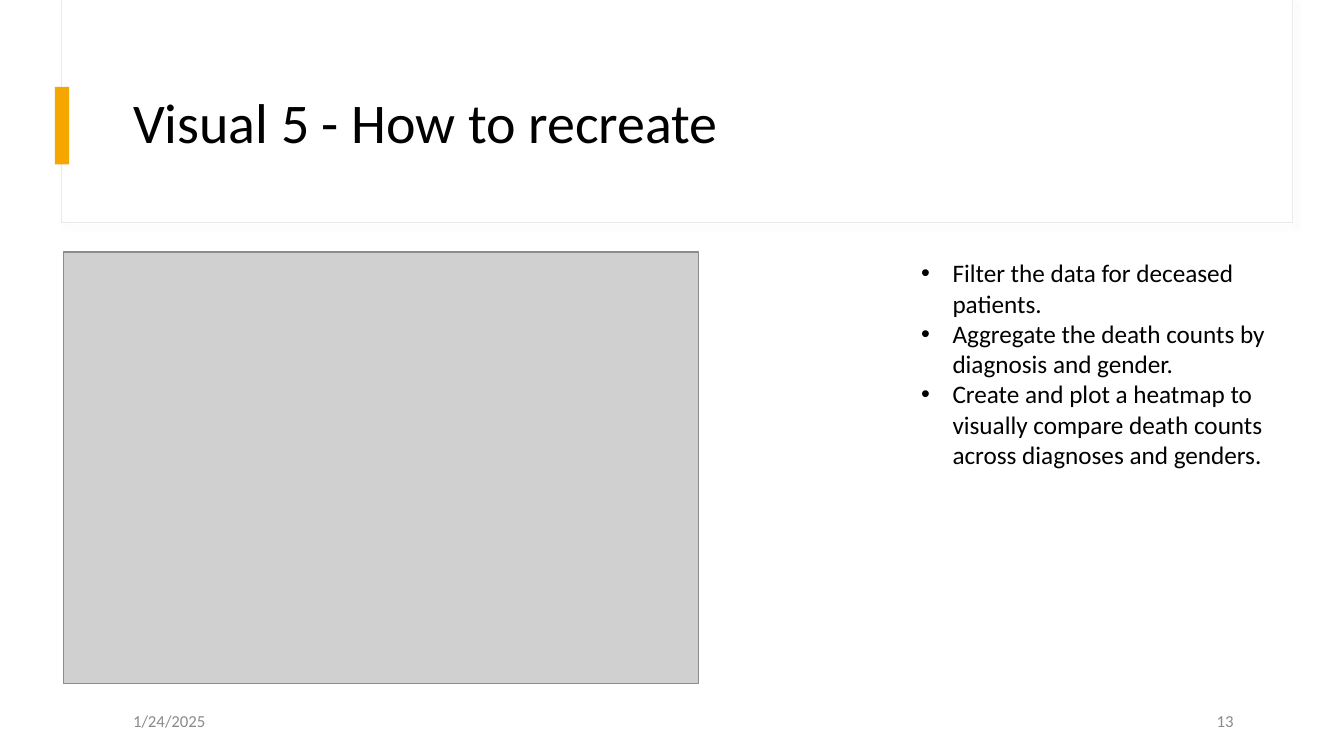
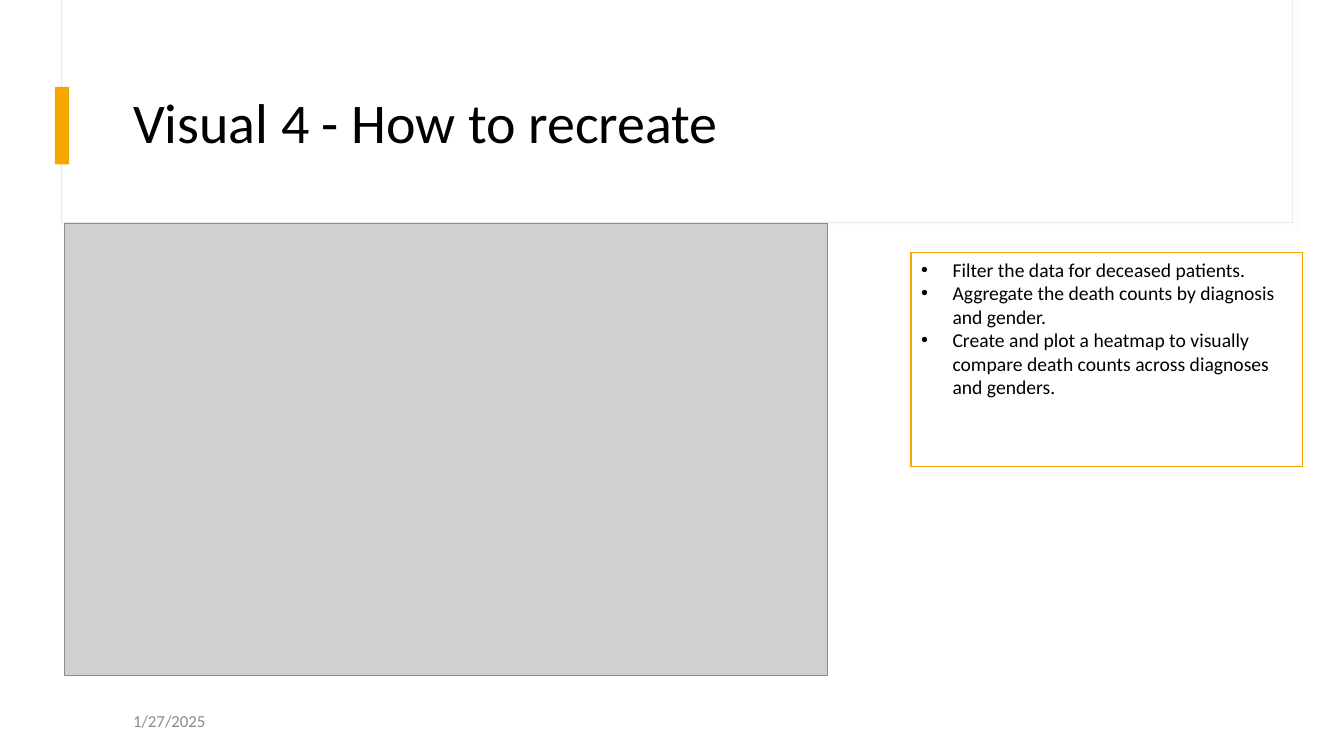
Before and after one commit to AnkitaSavaliya/AIH, a slide deck: slide 11 of MIMIC Visualization.pptx (slide 13 before the commit). Drawn at 1344x756 pixels with LibreOffice and Linux fonts; fonts in the diff are those of the drawing; grey boxes stand for pictures. Boxes give left, top, right and bottom in pixels: in the first picture for what was removed or moved away, otherwise in the second. Text is boxed around its words. In the diff, an @@ line names an element or a change of style, - is before the commit and + after.

```diff
--- a/MIMIC Visualization.pptx
+++ b/MIMIC Visualization.pptx
@@ title at [133, 104, 718, 144]: text changed @@
-Visual 5 - How to recreate
+Visual 4 - How to recreate
@@ picture: place and size @@
-picture at [64, 252, 699, 684]
+picture at [65, 223, 829, 676]
@@ rectangle "Filter the data for deceased ...": place and size @@
-rectangle "Filter the data for deceased ..." at [953, 264, 1264, 469]
+rectangle "Filter the data for deceased ..." at [911, 253, 1303, 467]
@@ rectangle "Filter the data for deceased ..." at [911, 253, 1303, 467]: size 18 to 14 pt; fill none to #FFFFFF; outline none to #F5A700 1 pt @@
@@ text at [133, 715, 205, 728]: text changed @@
-1/24/2025
+1/27/2025
@@ page number removed at [1217, 716, 1234, 727] @@
-13
```
Also in this commit, not shown: 10 other slides changed, 1 slide added, 3 slides removed, 1 other file.
